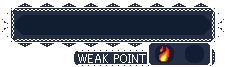
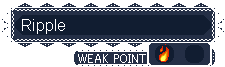
Layer changes from the first 225 x 67 image to the second:
renamed "Pasted Layer" to "Ripple", showed it, moved it above "BG", painted on it over box(22, 19, 65, 34)
